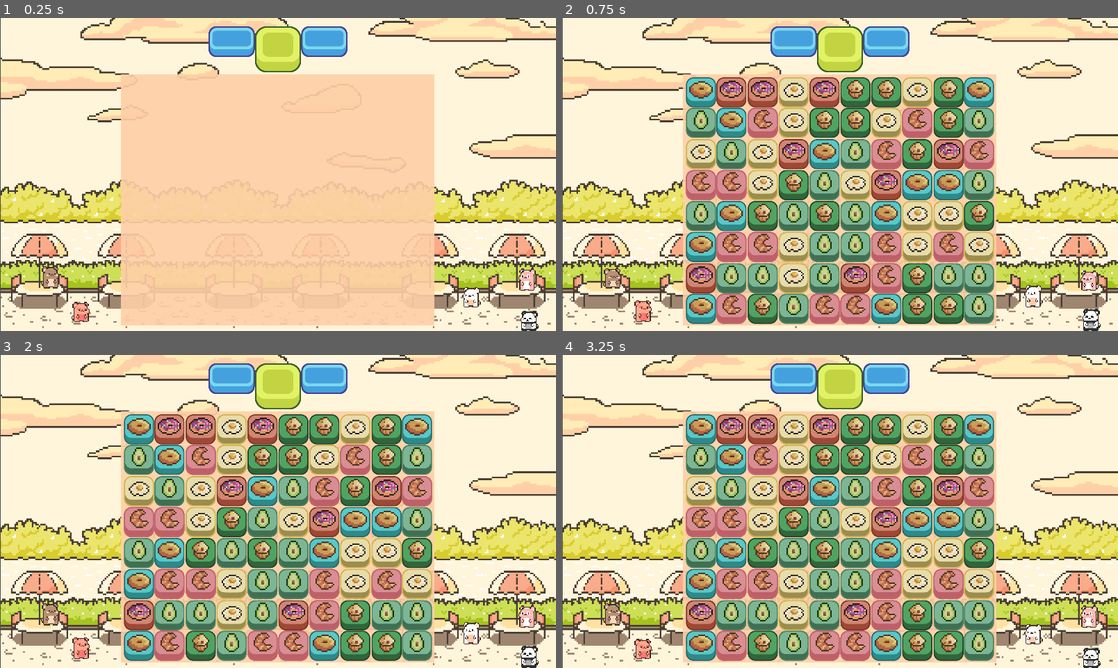
Above: before the commit, frames 1-4 (two rows, left to right).
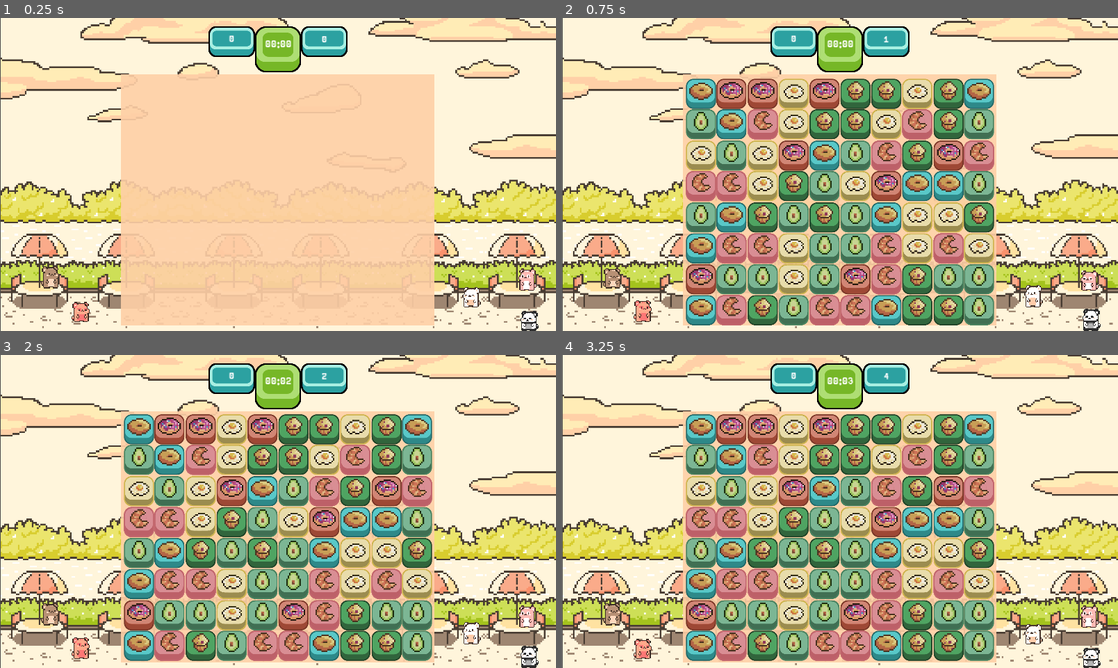
Above: after the commit, the same moments.

Repository: HenBarper/Breakfast_Break
Game: Godot game, scene res://Scenes/Game_Scene.tscn
The game is run twice, just before and just after one commit, with the same random seed, the same clock (stepped at 60 frames per second) and the same inputs.
Inputs (mouse positions are in pixels of both pictures, inside the frame that each line leads up to):
- Up to frame 1 (0.25 s): no input
- Up to frame 2 (0.75 s): move the mouse to (962, 158) at 0.52 s; click (962, 158) at 0.6 s
- Up to frame 3 (2 s): move the mouse to (166, 527) at 1.27 s; click (166, 527) at 1.35 s
- Up to frame 4 (3.25 s): move the mouse to (895, 442) at 2.02 s; click (895, 442) at 2.1 s; move the mouse to (812, 574) at 2.77 s; click (812, 574) at 2.85 s

The runs differ from the first frame. In frame 1, 2.7% of the frame differs, in the area x 37-63%, y 2-18%; in frame 2, 19%, in the area x 22-78%, y 2-99%; in frame 3, 2.7%; in frame 4, 2.7%.

Commit message:
Updated sfx volumes, fixed piece spawn in, ui changes
volume:
- SFX up slightly
- Master up slightly

Spawn in:
- y_offfset of grid.gd had been set to 0. Changed it to -3

UI:
- Color of top ui
- Added fonts folder
- Added time, score & moves ui

Diff:
--- a/Scenes/Game_Scene.tscn
+++ b/Scenes/Game_Scene.tscn
@@ -7,6 +7,7 @@
 [ext_resource type="Texture2D" uid="uid://djyuw3j6yxbfm" path="res://Art Assets/Pieces/Light Green Piece.png" id="4_ujqpg"]
 [ext_resource type="Texture2D" uid="uid://cfyapvokdwd2e" path="res://Art Assets/Pieces/Green Piece.png" id="5_6cjq1"]
 [ext_resource type="Texture2D" uid="uid://bbpo0n71n8p1b" path="res://Art Assets/UI/Bottom UI v 2.png" id="7_bcieu"]
+[ext_resource type="PackedScene" uid="uid://b11d4bw57h8go" path="res://Scenes/top_ui.tscn" id="7_l23ll"]
 [ext_resource type="Script" path="res://Scripts/grid.gd" id="8_qfrqt"]
 [ext_resource type="AudioStream" uid="uid://dft71p6h3vwjt" path="res://SFX/coin-collect-retro-8-bit-sound-effect-145251.mp3" id="9_4yk1e"]
 [ext_resource type="AudioStream" uid="uid://dxk2bqtfpxr5s" path="res://SFX/game-start-6104.mp3" id="10_75r0m"]
@@ -443,13 +444,7 @@
 scale = Vector2(0.5, 0.5)
 texture = ExtResource("1_2bqy4")
 
-[node name="TopUI" type="TextureRect" parent="."]
-offset_left = 432.0
-offset_top = 17.0
-offset_right = 720.0
-offset_bottom = 113.0
-texture = ExtResource("1_pq45l")
-expand_mode = 1
+[node name="TopUI" parent="." instance=ExtResource("7_l23ll")]
 
 [node name="BottomUI" type="TextureRect" parent="."]
 visible = false
@@ -467,6 +462,8 @@
 x_start = 288
 y_start = 602
 offset = 64
+y_offset = -3
+piece_value = 10
 
 [node name="swapSFX" type="AudioStreamPlayer" parent="."]
 stream = ExtResource("9_4yk1e")
@@ -520,6 +517,8 @@
 one_shot = true
 autostart = true
 
+[connection signal="update_moves" from="grid" to="TopUI" method="_on_grid_update_moves"]
+[connection signal="update_score" from="grid" to="TopUI" method="_on_grid_update_score"]
 [connection signal="timeout" from="destroy_timer" to="grid" method="_on_destroy_timer_timeout"]
 [connection signal="timeout" from="collapse_timer" to="grid" method="_on_collapse_timer_timeout"]
 [connection signal="timeout" from="refill_timer" to="grid" method="_on_refill_timer_timeout"]
--- /dev/null
+++ b/Scenes/top_ui.tscn
@@ -0,0 +1,54 @@
+[gd_scene load_steps=4 format=3 uid="uid://b11d4bw57h8go"]
+
+[ext_resource type="Texture2D" uid="uid://dnj16tmydhxxv" path="res://Art Assets/UI/Top_UI_v_2.png" id="1_xs1p4"]
+[ext_resource type="Script" path="res://Scripts/top_ui.gd" id="2_22iws"]
+[ext_resource type="FontFile" uid="uid://bh15jb83w80uc" path="res://Art Assets/Fonts/PeaberryBase.ttf" id="2_m0wfx"]
+
+[node name="TopUI" type="TextureRect"]
+offset_left = 432.0
+offset_top = 17.0
+offset_right = 720.0
+offset_bottom = 113.0
+texture = ExtResource("1_xs1p4")
+expand_mode = 1
+script = ExtResource("2_22iws")
+
+[node name="ScoreLabel" type="Label" parent="."]
+layout_mode = 0
+offset_left = 4.0
+offset_top = 11.0
+offset_right = 92.0
+offset_bottom = 45.0
+theme_override_fonts/font = ExtResource("2_m0wfx")
+theme_override_font_sizes/font_size = 17
+text = "0000000"
+horizontal_alignment = 1
+vertical_alignment = 1
+
+[node name="TimeLabel" type="Label" parent="."]
+layout_mode = 0
+offset_left = 117.0
+offset_top = 28.0
+offset_right = 172.0
+offset_bottom = 51.0
+theme_override_fonts/font = ExtResource("2_m0wfx")
+theme_override_font_sizes/font_size = 19
+text = "00:00"
+horizontal_alignment = 1
+vertical_alignment = 1
+
+[node name="MoveLabel" type="Label" parent="."]
+offset_left = 218.0
+offset_top = 17.0
+offset_right = 261.0
+offset_bottom = 40.0
+theme_override_fonts/font = ExtResource("2_m0wfx")
+theme_override_font_sizes/font_size = 17
+text = "0"
+horizontal_alignment = 1
+vertical_alignment = 1
+
+[node name="Timer" type="Timer" parent="."]
+autostart = true
+
+[connection signal="timeout" from="Timer" to="." method="_on_timer_timeout"]
--- a/Scripts/grid.gd
+++ b/Scripts/grid.gd
@@ -45,6 +45,14 @@
 var first_touch = Vector2(0, 0)
 var final_touch = Vector2(0, 0)
 var controlling = false
+
+# scoring variables
+signal update_score
+@export var piece_value: int
+var streak = 1
+
+# moves variables
+signal update_moves
 
 func _ready():
 	state = move
@@ -114,6 +122,8 @@
 			controlling = false
 			final_touch = pixel_to_grid(get_global_mouse_position().x, get_global_mouse_position().y) # sets a var with the unlick pos
 			swap_sfx.play() # PLAY SFX
+			emit_signal("update_moves")
+			streak = 1
 			touch_difference(first_touch, final_touch) # gets the direction from click to unclick
 
 func swap_pieces(column, row, direction):
@@ -132,14 +142,13 @@
 		if !move_checked:
 			find_matches()
 
-func store_info(first_piece, other_piece, place, direction):
+func store_info(first_piece, other_piece, place, direction): # stores the info of the two peieces for the swap_back() method
 	piece_one = first_piece
 	piece_two = other_piece
 	last_place = place
 	last_direction = direction
 
-func swap_back():
-	#move the previously swapped pieces back to the previous place.
+func swap_back(): # move the previously swapped pieces back to the previous place.
 	if piece_one != null && piece_two != null:
 		swap_pieces(last_place.x, last_place.y, last_direction)
 	state = move
@@ -172,30 +181,29 @@
 				if i > 0 && i < width - 1:
 					if all_pieces[i - 1][j] != null && all_pieces[i + 1][j] != null: # check that 3 pieces in a row exist
 						if all_pieces[i - 1][j].color == current_color && all_pieces[i + 1][j].color == current_color: # check that the colors match
-							all_pieces[i - 1][j].matched = true
-							all_pieces[i - 1][j].dim()
-							all_pieces[i][j].matched = true
-							all_pieces[i][j].dim()
-							all_pieces[i + 1][j].matched = true
-							all_pieces[i + 1][j].dim()
+							match_and_dim(all_pieces[i - 1][j])
+							match_and_dim(all_pieces[i][j])
+							match_and_dim(all_pieces[i + 1][j])
 							match_sfx.play()
 							#destroy_timer.start() # starts the timer that checks for matched pieces to destroy
 				if j > 0 && j < height - 1:
 					if all_pieces[i][j - 1] != null && all_pieces[i][j + 1] != null: # check that 3 pieces in a row exist
 						if all_pieces[i][j - 1].color == current_color && all_pieces[i][j + 1].color == current_color: # check that the colors match
-							all_pieces[i][j - 1].matched = true
-							all_pieces[i][j - 1].dim()
-							all_pieces[i][j].matched = true
-							all_pieces[i][j].dim()
-							all_pieces[i][j + 1].matched = true
-							all_pieces[i][j + 1].dim()
+							match_and_dim(all_pieces[i][j - 1])
+							match_and_dim(all_pieces[i][j])
+							match_and_dim(all_pieces[i][j + 1])
 							match_sfx.play()
 							#destroy_timer.start() # starts the timer that checks for matched pieces to destroy
 	destroy_timer.start() # starts the timer that checks for matched pieces to destroy
 
+func match_and_dim(item):
+	item.matched = true
+	item.dim()
+
 func destroy_matched():
 	var was_matched = false # looks through all pieces and destroys ones marked matched
 	print("destroying matches")
+	print(streak)
 	state = move
 	move_checked = false
 	for i in width:
@@ -205,12 +213,13 @@
 					was_matched = true
 					all_pieces[i][j].queue_free() # destroy it
 					all_pieces[i][j] = null # set the piece's space to null
+					emit_signal("update_score", piece_value * streak) # sends signal to change the score ui
 	move_checked = true
 	if was_matched:
 		collapse_timer.start() # check for pieces to move down
 	else:
 		swap_back()
-	#print("past collapse timer")
+	print("End of destroy")
 
 func collapse_columns(): # looks through all the pieces for empty spaces and moves down the next piece up
 	print("collapsing columns")
@@ -229,6 +238,7 @@
 	refill_timer.start()
 
 func refill_columns():
+	streak += 1
 	for i in width:
 		for j in height:
 			if all_pieces[i][j] == null:
--- /dev/null
+++ b/Scripts/top_ui.gd
@@ -0,0 +1,61 @@
+extends TextureRect
+
+# labels
+@onready var score_label = $ScoreLabel
+@onready var time_label = $TimeLabel
+@onready var move_label = $MoveLabel
+
+# timer vars
+var current_score = 0
+var current_second = 0
+var second_string = "00"
+var current_minute = 0
+var minute_string = "00"
+
+# move vars
+var num_moves = 0
+
+func _ready():
+	_on_grid_update_score(current_score)
+
+func _on_grid_update_score(ammount_to_change): # updates the score from grid signal
+	current_score += ammount_to_change
+	score_label.text = str(current_score)
+
+func _update_time():
+	var second_format_string = ""
+	var minute_format_string = ""
+	var time_format_string = ""
+	var time_string = ""
+	if current_second < 10:
+		second_format_string = "0%s"
+		second_string = second_format_string % str(current_second)
+	else:
+		second_string = str(current_second)
+	if current_minute < 10:
+		minute_format_string = "0%s"
+		minute_string = minute_format_string % str(current_minute)
+	else:
+		minute_string = str(current_minute)
+
+	time_format_string = "%s:%s"
+	time_string = time_format_string % [minute_string, second_string]
+	time_label.text = time_string
+
+func _on_timer_timeout():
+	print("timer:")
+	print(current_second)
+	current_second += 1
+	if current_second >= 60:
+		current_minute += 1
+		current_second = 0
+	_update_time()
+
+func _process(delta):
+	if Input.is_action_just_pressed("ui_touch"):
+		_update_time()
+
+
+func _on_grid_update_moves():
+	num_moves += 1
+	move_label.text = str(num_moves)
--- a/default_bus_layout.tres
+++ b/default_bus_layout.tres
@@ -1,7 +1,7 @@
 [gd_resource type="AudioBusLayout" format=3 uid="uid://bes8kvd3vyahl"]
 
 [resource]
-bus/0/volume_db = -7.27252
+bus/0/volume_db = -5.625
 bus/1/name = &"Music"
 bus/1/solo = false
 bus/1/mute = false
@@ -12,5 +12,5 @@
 bus/2/solo = false
 bus/2/mute = false
 bus/2/bypass_fx = false
-bus/2/volume_db = -18.3165
+bus/2/volume_db = -15.2046
 bus/2/send = &"Master"
Binary file added: Art Assets/Fonts/PeaberryBase.ttf
Not shown, added: Art Assets/Fonts/PeaberryBase.ttf.import
Binary file added: Art Assets/Fonts/PeaberryDoublespace.ttf
Not shown, added: Art Assets/Fonts/PeaberryDoublespace.ttf.import
Binary file added: Art Assets/Fonts/PeaberryMono.ttf
Not shown, added: Art Assets/Fonts/PeaberryMono.ttf.import
Binary file added: Art Assets/UI/Top_UI_v_2.png
Not shown, added: Art Assets/UI/Top_UI_v_2.png.import
Binary file added: Music/Top_UI_v_2.png
Not shown, added: Music/Top_UI_v_2.png.import
Not shown: 1 places in Scenes/Game_Scene.tscn that only renumber resources
